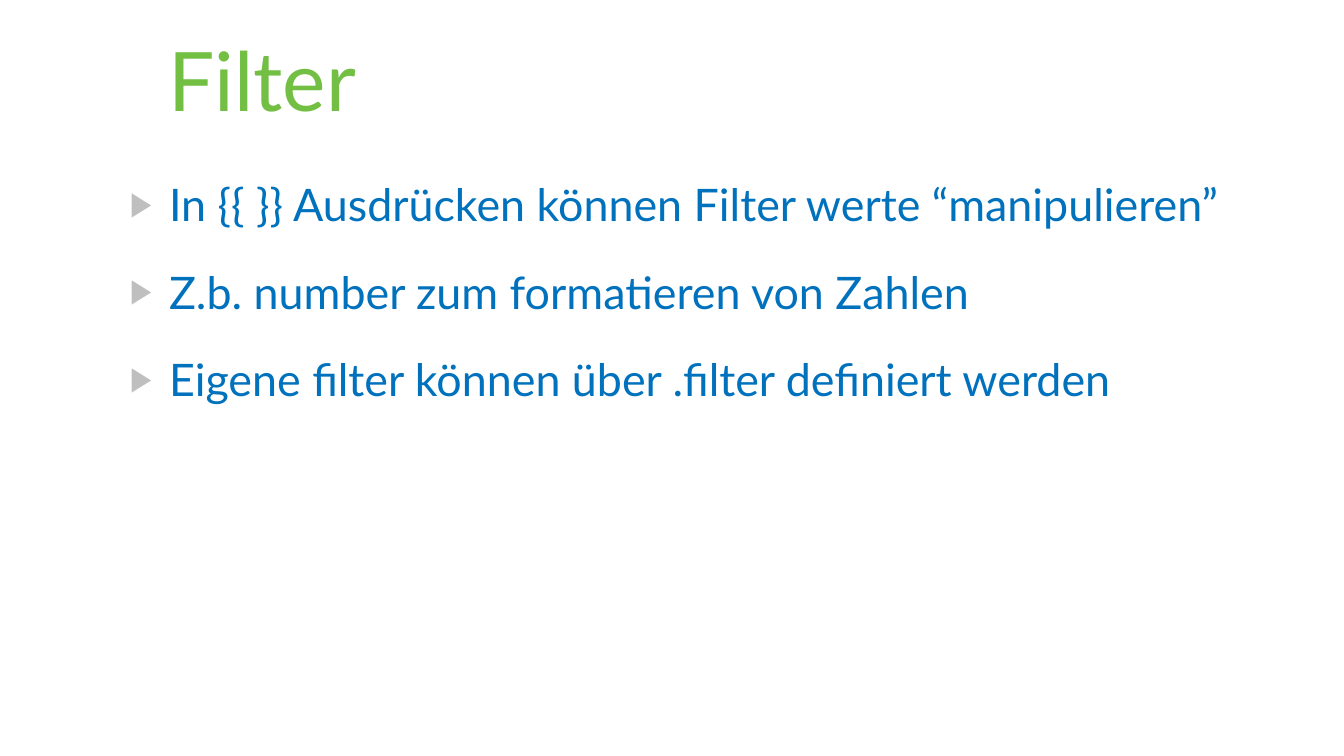
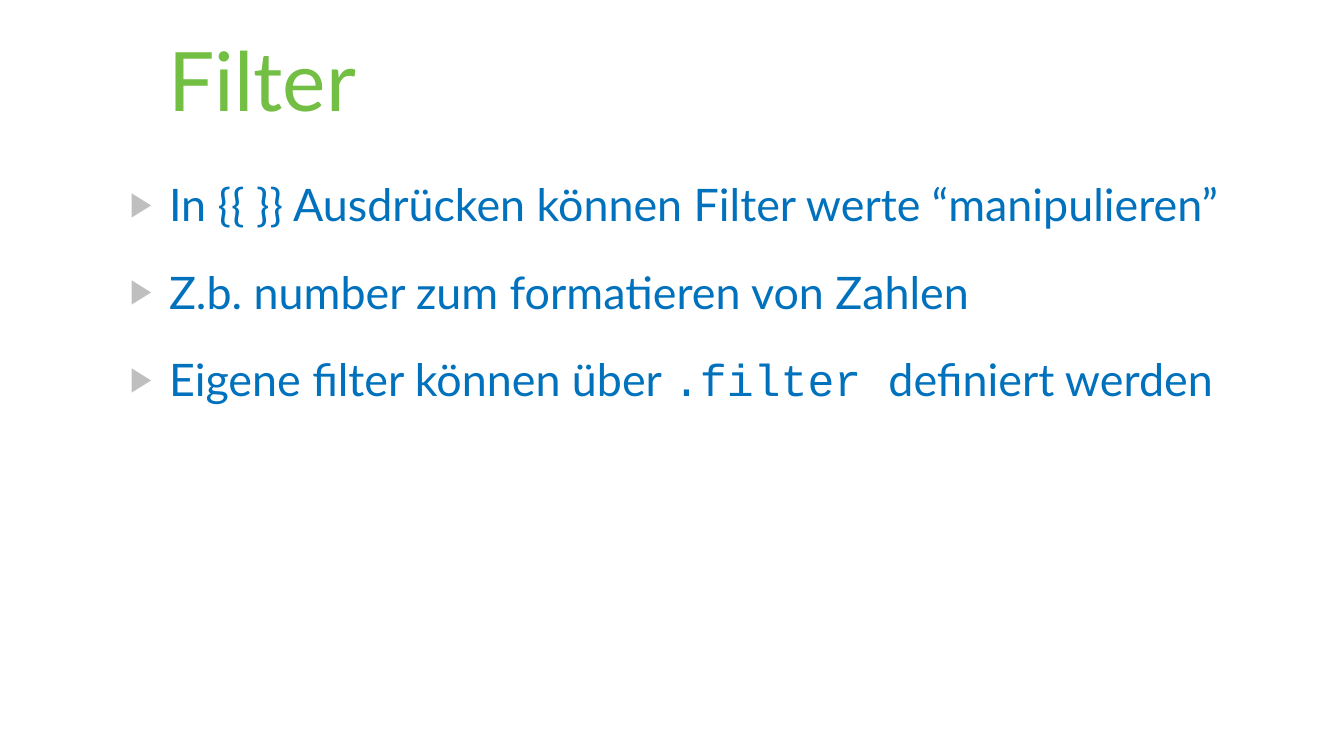
Before and after one commit to paumayr/angularjs-samples, a slide deck: slide 72 of slides/AngularJS.pptx (slide 81 before the commit). Drawn at 1344x756 pixels with LibreOffice and Linux fonts; fonts in the diff are those of the drawing. Boxes give left, top, right and bottom in pixels: in the first picture for what was removed or moved away, otherwise in the second. Text is boxed around its words. In the diff, an @@ line names an element or a change of style, - is before the commit and + after.

```diff
--- a/slides/AngularJS.pptx
+++ b/slides/AngularJS.pptx
@@ text at <box>169,363,1213,405</box>: font Lato to Courier New in ".filter" @@
```
Also in this commit, not shown: 1 slide removed, 15 other files.
